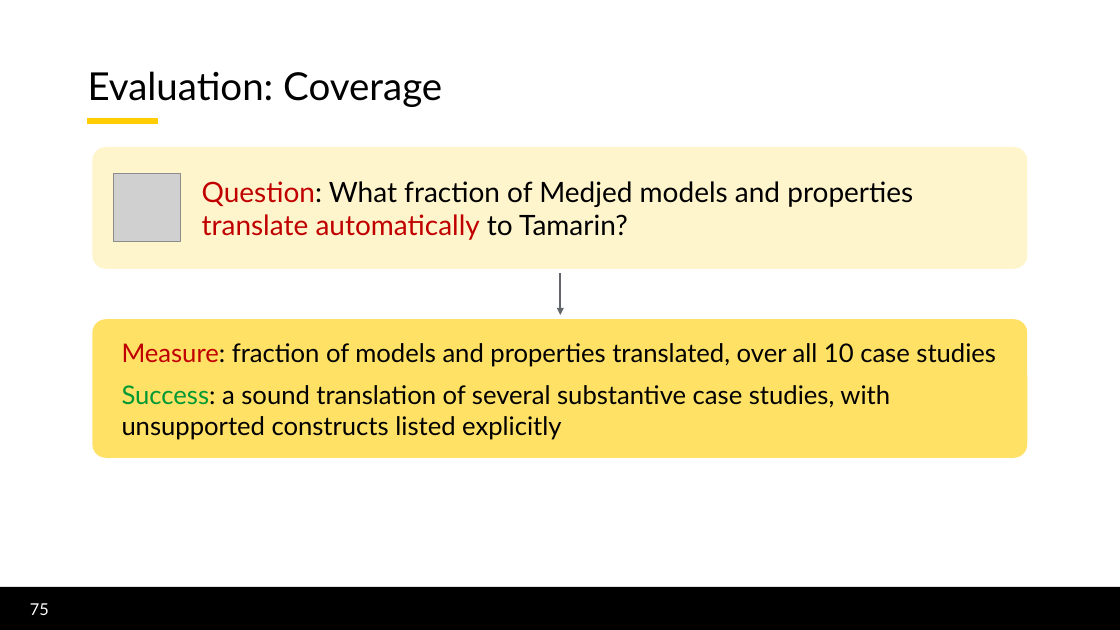
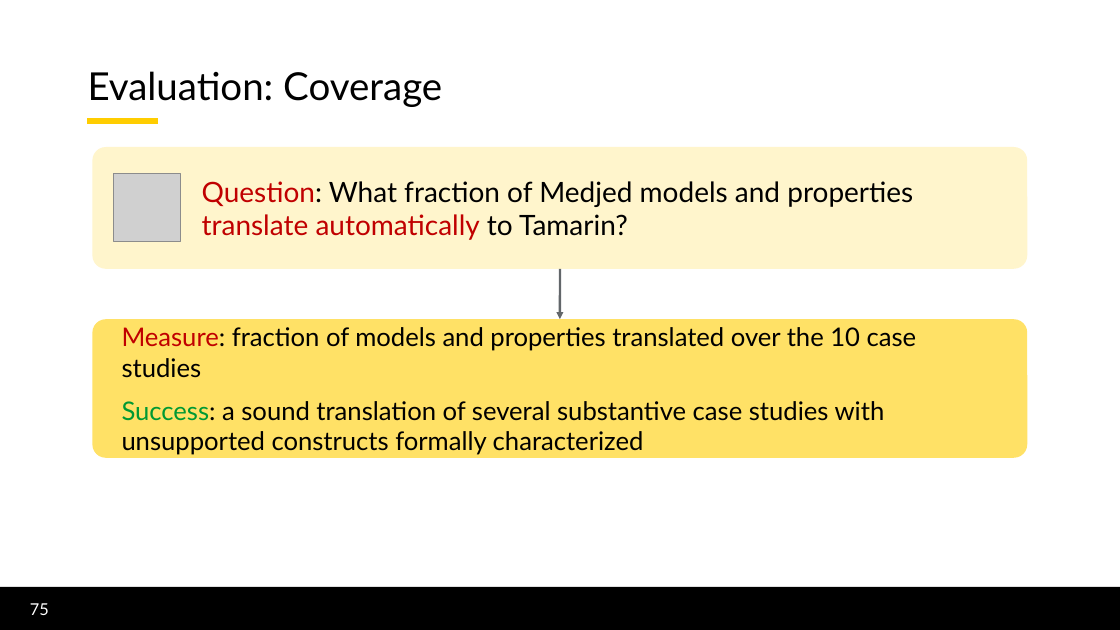
Before and after one commit to lorchrob/thesis_proposal_slides, a slide deck: slide 75 of slides.pptx. Drawn at 1120x630 pixels with LibreOffice and Linux fonts; fonts in the diff are those of the drawing; grey boxes stand for pictures; background and template pictures are left out. Boxes give left, top, right and bottom in pixels: in the first picture for what was removed or moved away, otherwise in the second. Text is boxed around its words. In the diff, an @@ line names an element or a change of style, - is before the commit and + after.

```diff
--- a/slides.pptx
+++ b/slides.pptx
@@ arrow moved from (560, 273) - (560, 315) to (560, 269) - (560, 319) @@
@@ text in rounded rectangle at [122, 327, 917, 455]: text changed @@
-Measure: fraction of models and properties translated, over all 10 case studies
-Success: a sound translation of several substantive case studies, with unsupported constructs listed explicitly
+Measure: fraction of models and properties translated over the 10 case studies
+Success: a sound translation of several substantive case studies with unsupported constructs formally characterized
```
Also in this commit, not shown: 42 other slides changed.
